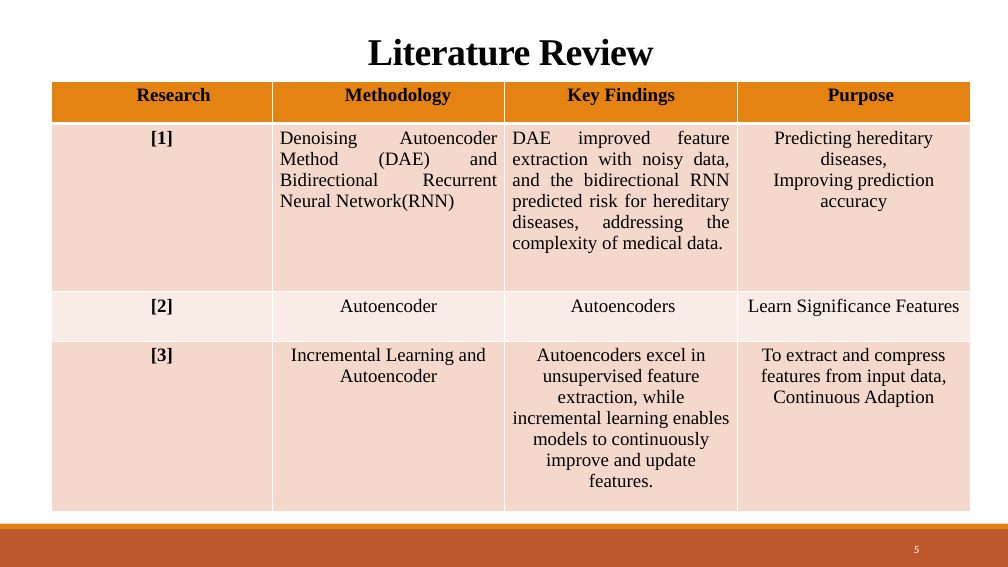
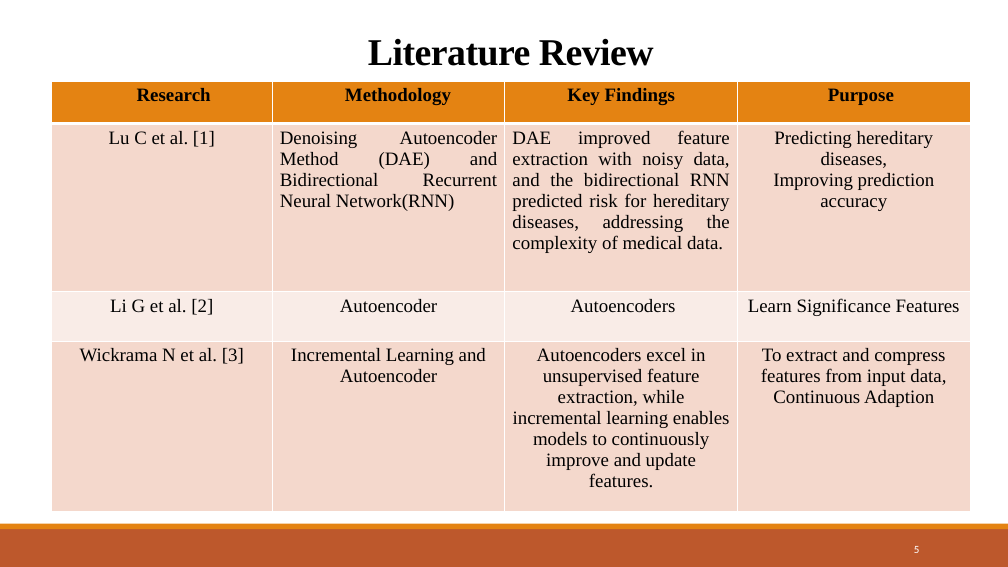
Before and after one commit to Devjethva1111/Metaverse-in-Healthcare, a slide deck: slide 5 of Seminar PPT/23MDS003 - Seminar.pptx. Drawn at 1008x567 pixels with LibreOffice and Linux fonts; fonts in the diff are those of the drawing. Boxes give left, top, right and bottom in pixels: in the first picture for what was removed or moved away, otherwise in the second. Text is boxed around its words. In the diff, an @@ line names an element or a change of style, - is before the commit and + after.

```diff
--- a/Seminar PPT/23MDS003 - Seminar.pptx
+++ b/Seminar PPT/23MDS003 - Seminar.pptx
@@ table at bbox=[51, 81, 971, 515] @@
-row 2, column 1: [1]
+row 2, column 1: Lu C et al. [1]
-row 3, column 1: [2]
+row 3, column 1: Li G et al. [2]
-row 4, column 1: [3]
+row 4, column 1: Wickrama N et al. [3]
```
Also in this commit, not shown: 2 other slides changed, 1 other file.
